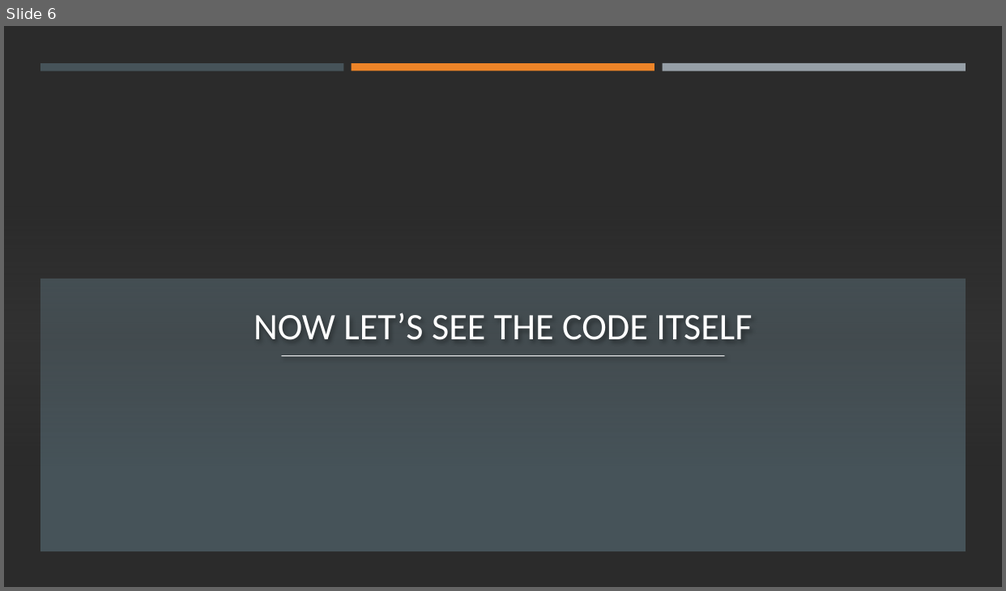
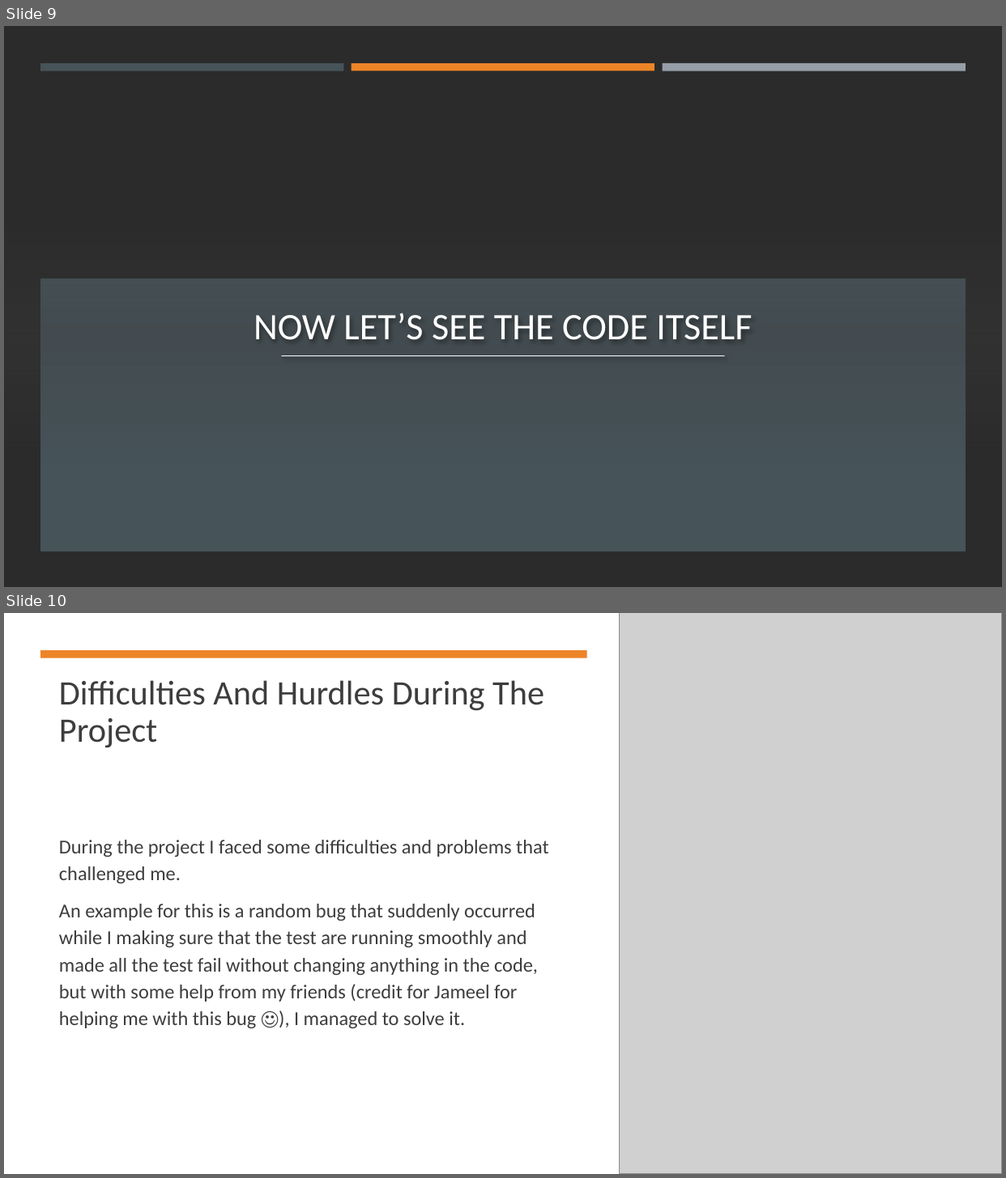
Before and after one commit to MajdHassoun/Automation_bootcamp, a slide deck: Final Project Part1/Automation Project Part 1 presentation.pptx. Shown one above the other, each under a label of ours: slide 6 before the commit, slides 9 and 10 after it. The pictures are 1006x591 and 1006x1178 pixels, drawn with LibreOffice and Linux fonts; fonts in the diff are those of the drawing; grey boxes stand for pictures; background and template pictures are left out; a plain dark background stands for a picture behind light text. Boxes give left, top, right and bottom in pixels: in the first picture for what was removed or moved away, otherwise in the second. Text is boxed around its words. In the diff, an @@ line names an element or a change of style, - is before the commit and + after.

```diff
--- a/Final Project Part1/Automation Project Part 1 presentation.pptx
+++ b/Final Project Part1/Automation Project Part 1 presentation.pptx
@@ slide 10 added at (4,613,1002,1174), background #FFFFFF @@
@@ rectangle added at (4,613,1002,1174), fill #FFFFFF @@
@@ picture added at (620,613,1002,1174) @@
@@ rectangle added at (40,650,587,658), fill #ED8428 @@
@@ title added at (59,680,544,748), 33 pt, text #3D3D3D @@
+Difficulties And Hurdles During The Project
@@ text added at (59,840,548,1029), 19 pt, text #3D3D3D @@
+During the project I faced some difficulties and problems that challenged me.
+An example for this is a random bug that suddenly occurred while I making sure that the test are running smoothly and made all the test fail without changing anything in the code, but with some help from my friends (credit for Jameel for helping me with this bug ☺), I managed to solve it.
@@ what was slide 6 is now slide 9 @@
```
Also in this commit, not shown: 1 slide changed, 4 other slides added, 15 other files.
